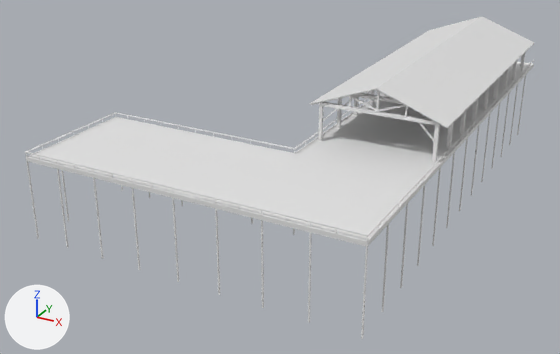
One commit to the Blender file vongott/Blender/Levels/awesome_island/awesome_island_dock_south.blend: the scene before it, then after it.
One viewpoint serves both versions: a 50 mm lens placed at (63.5, -160.3, 63.6), pointed at (-26.5, 3.4, -18.2). Every picture has the same lights, and +X, +Y and +Z are marked at lower left.

Objects in the first picture: 'awesome_island_dock_south'.
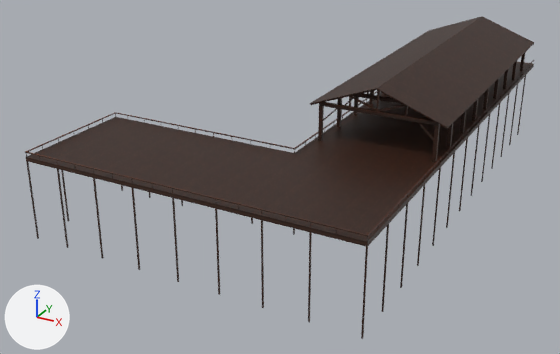
Changed parts and their boxes [x1, y1, x2, y2] in the pictures (560 x 354 px):
```json
{"object": "awesome_island_dock_south", "change": "recoloured", "before": [25, 16, 534, 339], "after": [25, 16, 534, 339], "on screen": "white to brown"}
```

The change, as JSON lines over the scene's bpy script:
```json
{"op": "add", "block": "img_wood_boathousewood_d_texture__0_png", "code": ["img_wood_boathousewood_d_texture__0_png = load_image('wood.boathousewood_d(texture)_0.png', '../../../Assets/Textures/PlaceholderTex/CoreTexWood.utx/wood.boathousewood_d(texture)_0.png', 128, 256, 'sRGB')"]}
{"op": "add", "block": "mat_wood_boathousewood_d_texture__0_png", "code": ["mat_wood_boathousewood_d_texture__0_png = principled_material('wood.boathousewood_d(texture)_0.png')", "mat_wood_boathousewood_d_texture__0_png.texture = img_wood_boathousewood_d_texture__0_png"]}
{"block": "me_plane_002", "where": "me_plane_002.from_pydata(...)  # 2175 vertices, 1846 faces; spans x -60.0..21.0, y -50.0..80.0, z -200000.0..146000.0"}
{"op": "add", "block": "me_plane_002", "code": "me_plane_002.materials.append(mat_wood_boathousewood_d_texture__0_png)  # picture img_wood_boathousewood_d_texture__0_png"}
```
